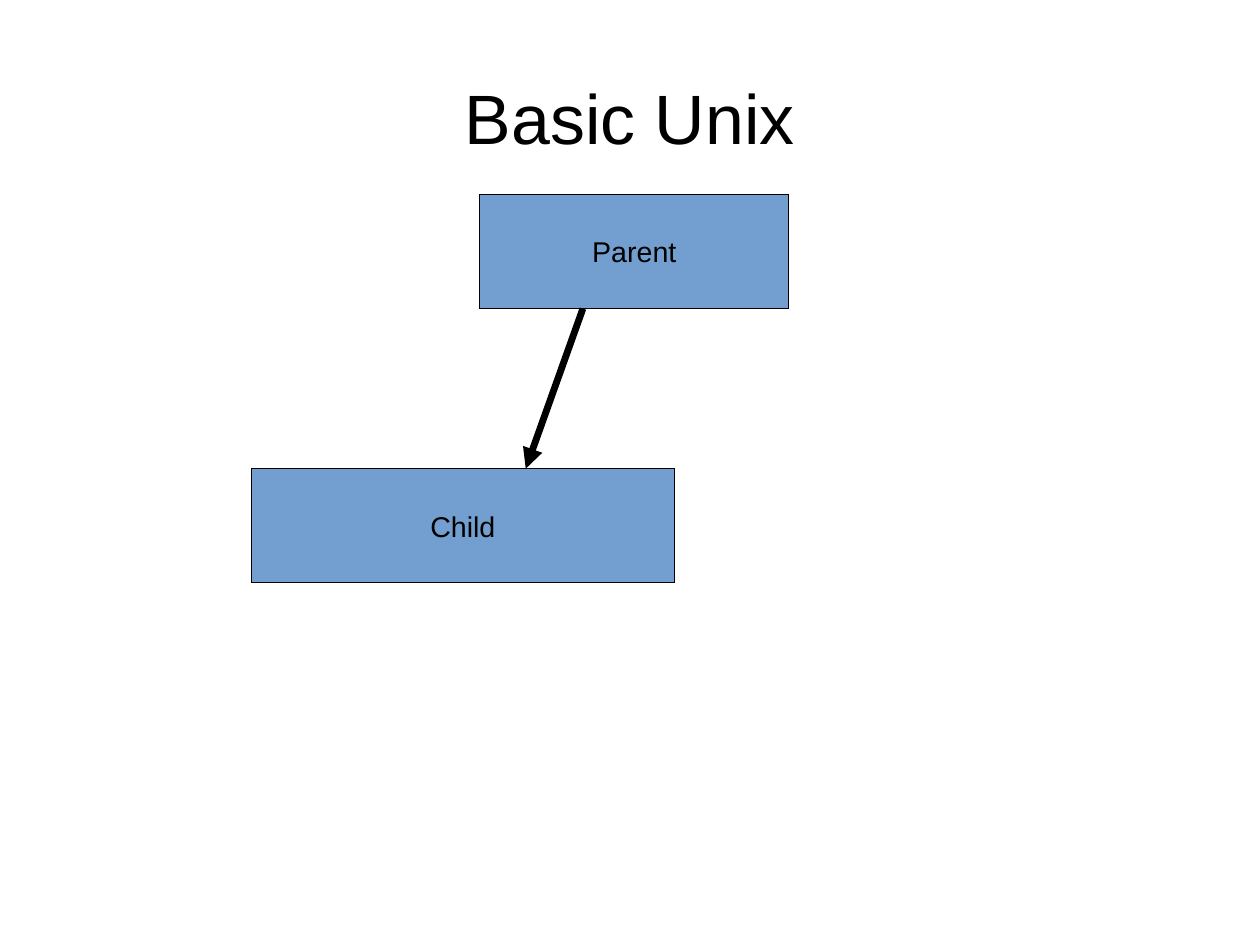
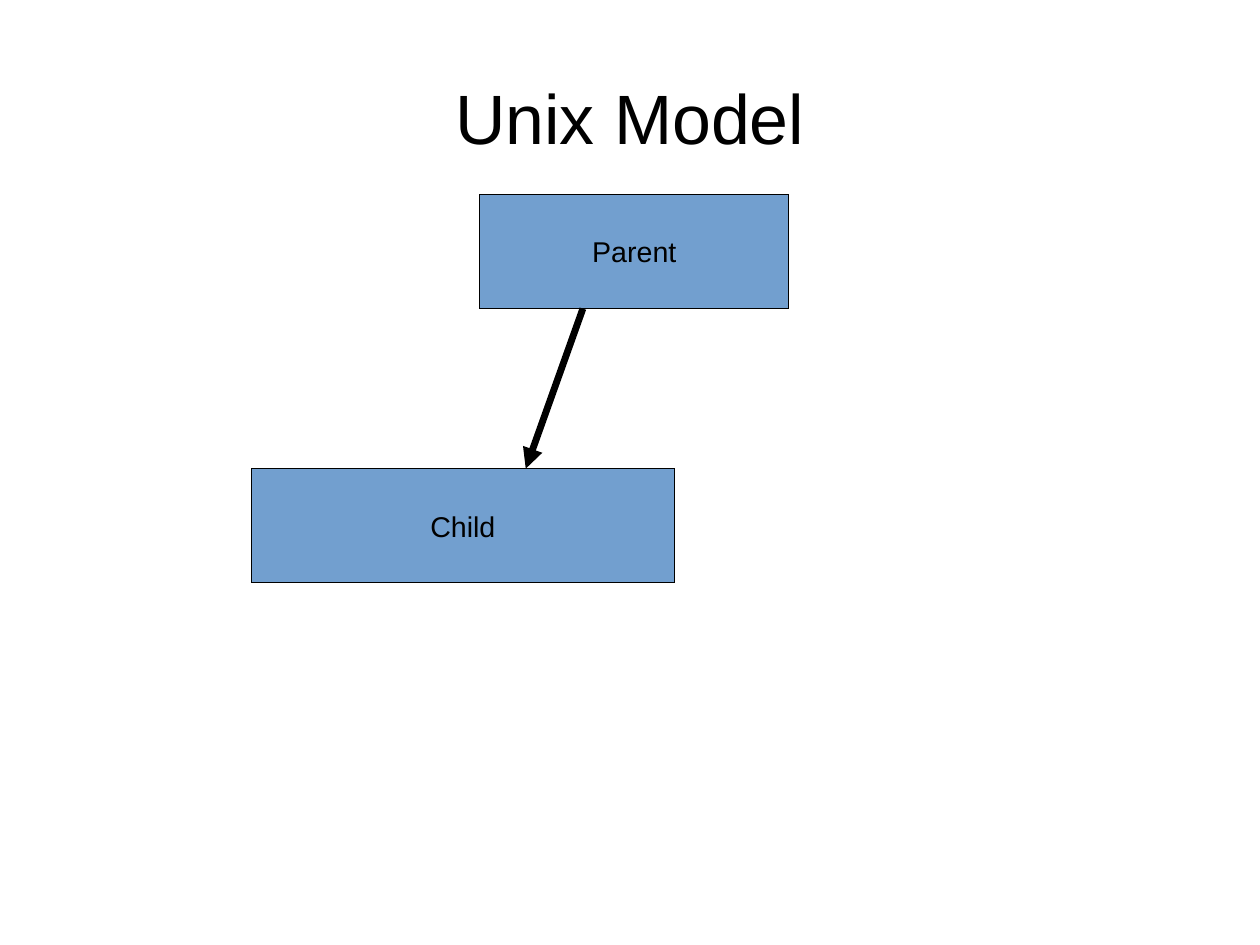
Before and after one commit to nrdvana/yapc-supervision-talk, a slide deck: slide 37 of slides.odp (slide 38 before the commit). Drawn at 1260x945 pixels with LibreOffice and Linux fonts; fonts in the diff are those of the drawing. Boxes give left, top, right and bottom in pixels: in the first picture for what was removed or moved away, otherwise in the second. Text is boxed around its words. In the diff, an @@ line names an element or a change of style, - is before the commit and + after.

```diff
--- a/slides.odp
+++ b/slides.odp
@@ title at [455,93,804,145]: text changed @@
-Basic Unix
+Unix Model
```
Also in this commit, not shown: 20 other slides changed, 1 slide removed, 1 other file.
